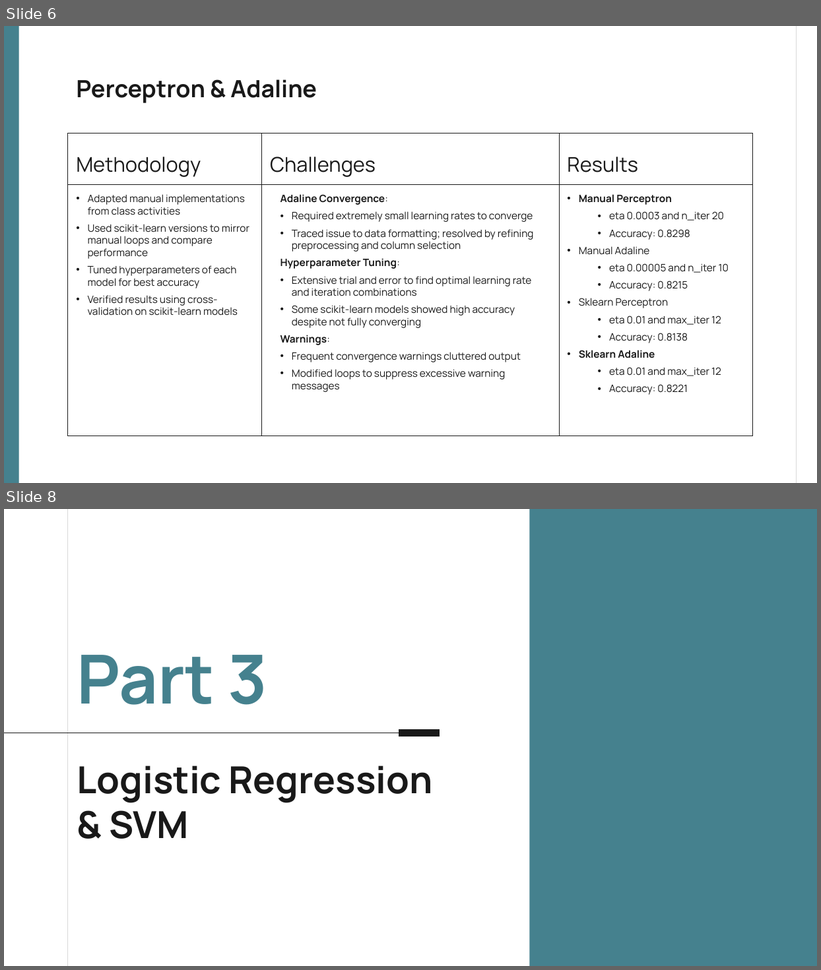
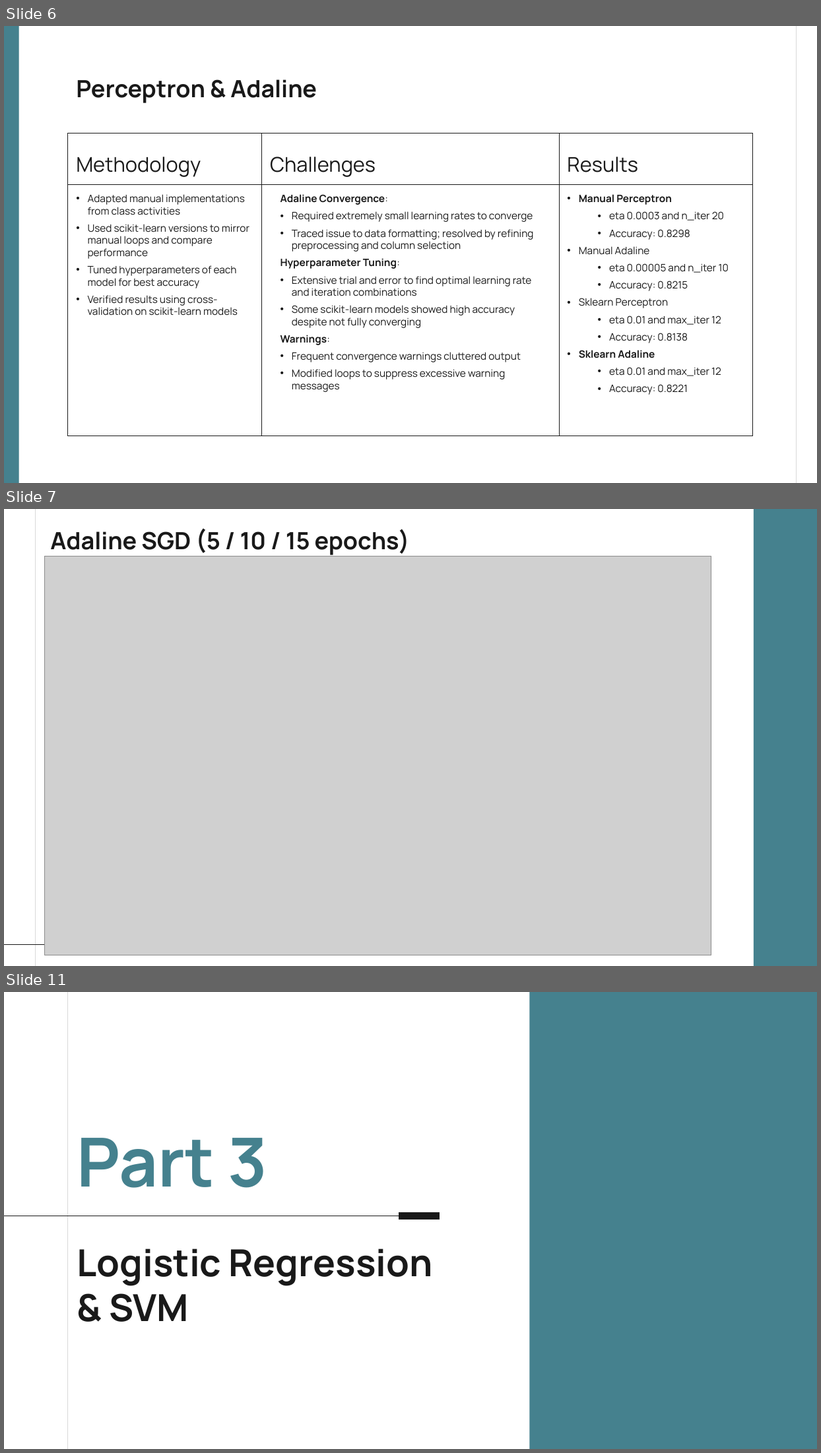
Before and after one commit to benmikeand/DASC41103_projects_team2, a slide deck: projects/project_1/results/Project_1_Presentation.pptx. Shown one above the other, each under a label of ours: slides 6 and 8 before the commit, slides 6, 7 and 11 after it; the slides between them are not shown. The pictures are 821x970 and 821x1453 pixels, drawn with LibreOffice and Linux fonts; fonts in the diff are those of the drawing; grey boxes stand for pictures. Boxes give left, top, right and bottom in pixels: in the first picture for what was removed or moved away, otherwise in the second. Text is boxed around its words. In the diff, an @@ line names an element or a change of style, - is before the commit and + after.

```diff
--- a/projects/project_1/results/Project_1_Presentation.pptx
+++ b/projects/project_1/results/Project_1_Presentation.pptx
@@ slide 7 added at (4, 509, 817, 966), background #FFFFFF @@
@@ line added from (35, 509) to (35, 966), #D9D9D9 0.75 pt @@
@@ title added at (50, 528, 410, 557), 28 pt, text #191919, bold @@
+Adaline SGD (5 / 10 / 15 epochs)
@@ rectangle added at (754, 509, 817, 966), fill #45818E @@
@@ picture added at (44, 556, 712, 955) @@
@@ line added from (583, 945) to (4, 945), #191919 0.75 pt @@
@@ what was slide 8 is now slide 11 @@
```
Also in this commit, not shown: 5 other slides added, 2 slides removed.
